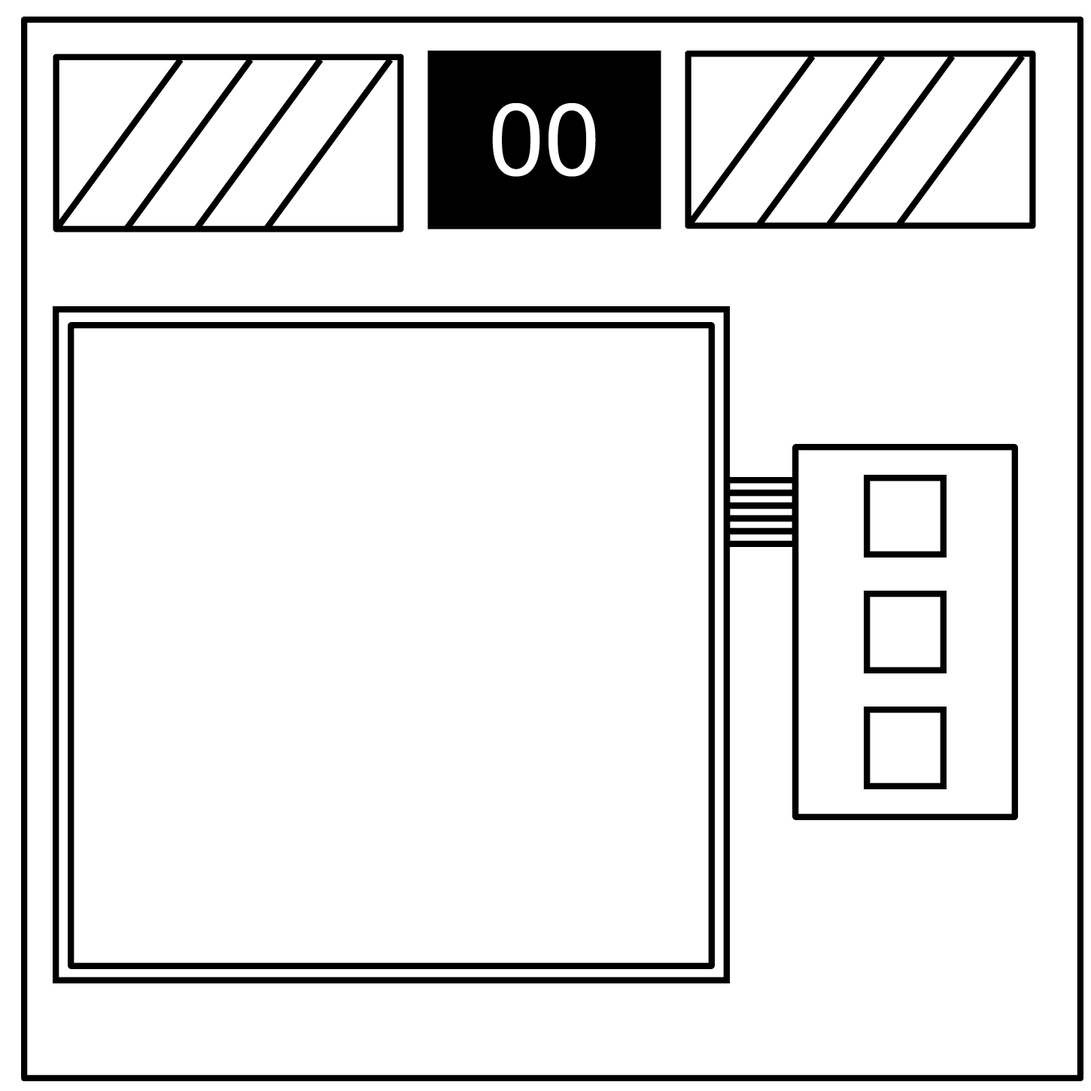
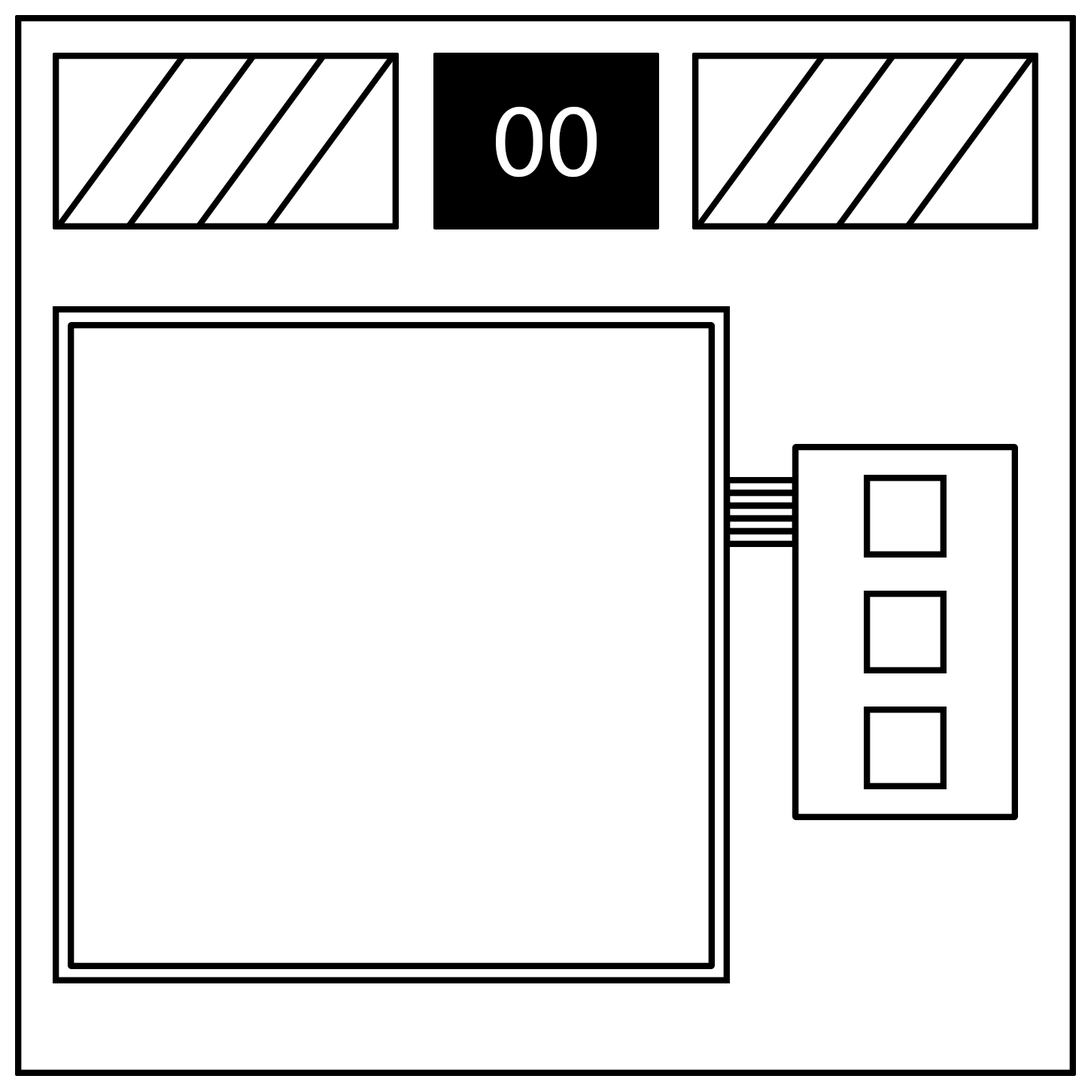
Layers edited between the first and the second 1091×1091 image:
removed layer "Layer 1" over bbox(15, 15, 1084, 1082)
removed layer "Layer 2" over bbox(15, 15, 1084, 1082)
added group "Needy Background" with 13 layers over bbox(15, 15, 1077, 1077)
added layer "Border" in group "Needy Background" over bbox(15, 15, 1077, 1077)
added layer "Warning Block Left" in group "Needy Background" over bbox(52, 52, 399, 230)
added layer "Warning Block Right" in group "Needy Background" over bbox(692, 52, 1039, 230)
added layer "Warning line left 4 copy" in group "Needy Background" over bbox(906, 52, 1037, 228)
added layer "Warning line left 3 copy" in group "Needy Background" over bbox(835, 56, 966, 224)
added layer "Warning line left 2 copy" in group "Needy Background" over bbox(765, 56, 896, 224)
added layer "Warning line left 1 copy" in group "Needy Background" over bbox(694, 56, 826, 230)
added layer "Warning line left 4" in group "Needy Background" over bbox(266, 52, 397, 227)
added layer "Warning line left 3" in group "Needy Background" over bbox(195, 58, 326, 227)
added layer "Warning line left 2" in group "Needy Background" over bbox(125, 58, 256, 227)
added layer "Warning line left 1" in group "Needy Background" over bbox(58, 58, 186, 227)
added layer "00" in group "Needy Background" over bbox(496, 106, 597, 178)
added layer "Timer" in group "Needy Background" over bbox(433, 52, 660, 230)
